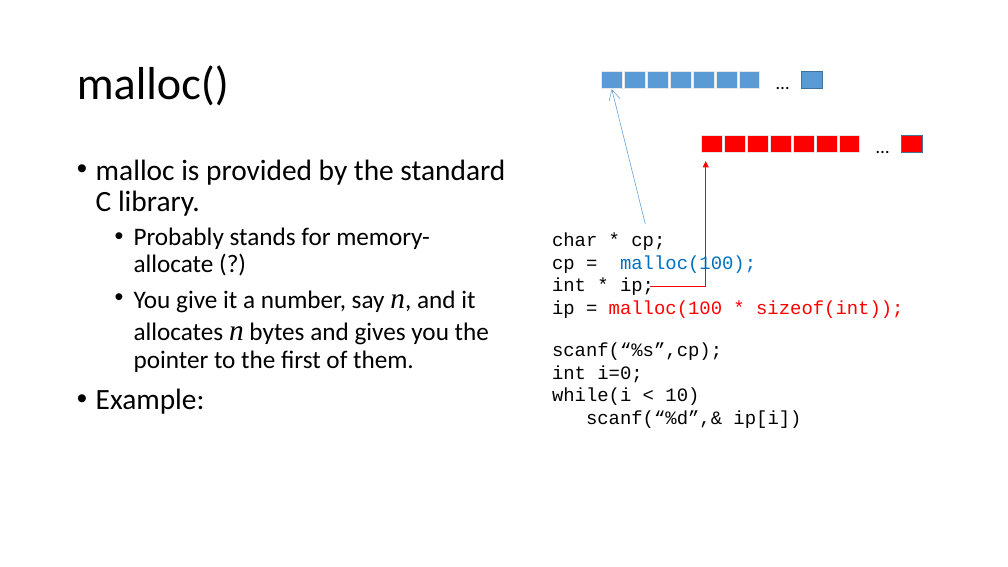
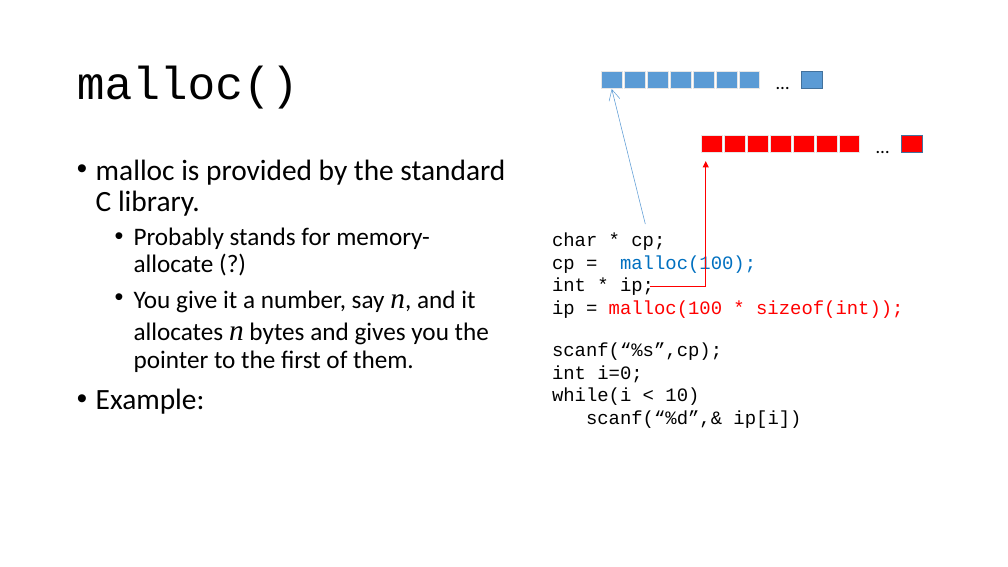
Before and after one commit to rbadrinath/FCP, a slide deck: slide 18 of slides/08-Pointers.pptx. Drawn at 1008x567 pixels with LibreOffice and Linux fonts; fonts in the diff are those of the drawing. Boxes give left, top, right and bottom in pixels: in the first picture for what was removed or moved away, otherwise in the second. Text is boxed around its words. In the diff, an @@ line names an element or a change of style, - is before the commit and + after.

```diff
--- a/slides/08-Pointers.pptx
+++ b/slides/08-Pointers.pptx
@@ title "malloc()" at (x1=77, y1=67, x2=299, y2=109): font Calibri to Courier New @@
```
Also in this commit, not shown: 2 other slides changed, 1 slide added.
